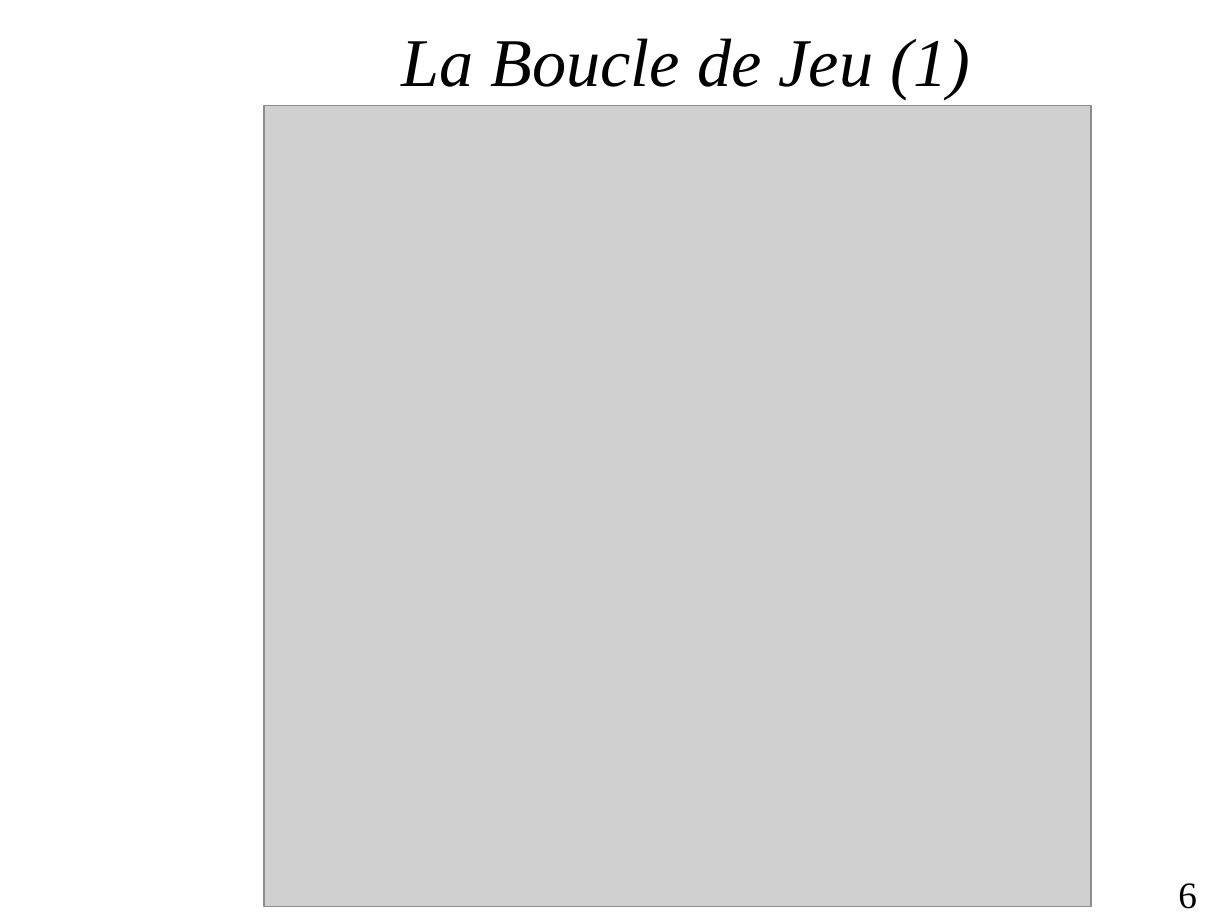
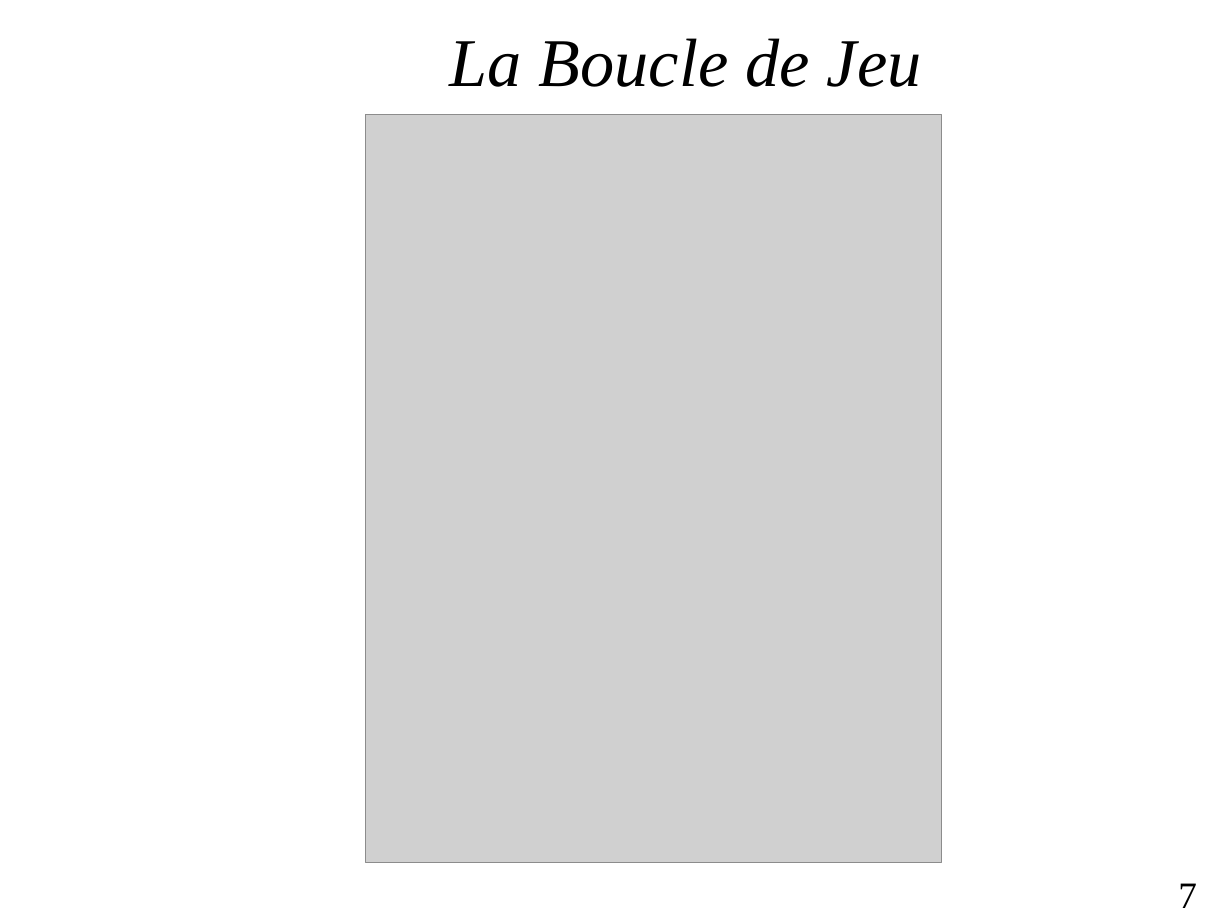
Before and after one commit to Mialus/towerDefense, a slide deck: slide 7 of Orale.odp (slide 6 before the commit). Drawn at 1232x924 pixels with LibreOffice and Linux fonts; fonts in the diff are those of the drawing; grey boxes stand for pictures; background and template pictures are left out. Boxes give left, top, right and bottom in pixels: in the first picture for what was removed or moved away, otherwise in the second. Text is boxed around its words. In the diff, an @@ line names an element or a change of style, - is before the commit and + after.

```diff
--- a/Orale.odp
+++ b/Orale.odp
@@ title at (450, 38, 922, 87): text changed @@
-La Boucle de Jeu (1)
+La Boucle de Jeu
@@ picture: place and size @@
-picture at (264, 106, 1091, 907)
+picture at (366, 114, 941, 862)
@@ page number at (1178, 883, 1197, 908): text changed @@
-6
+7
```
Also in this commit, not shown: 5 other slides changed, 8 slides added, 5 slides removed, 1 other file.
